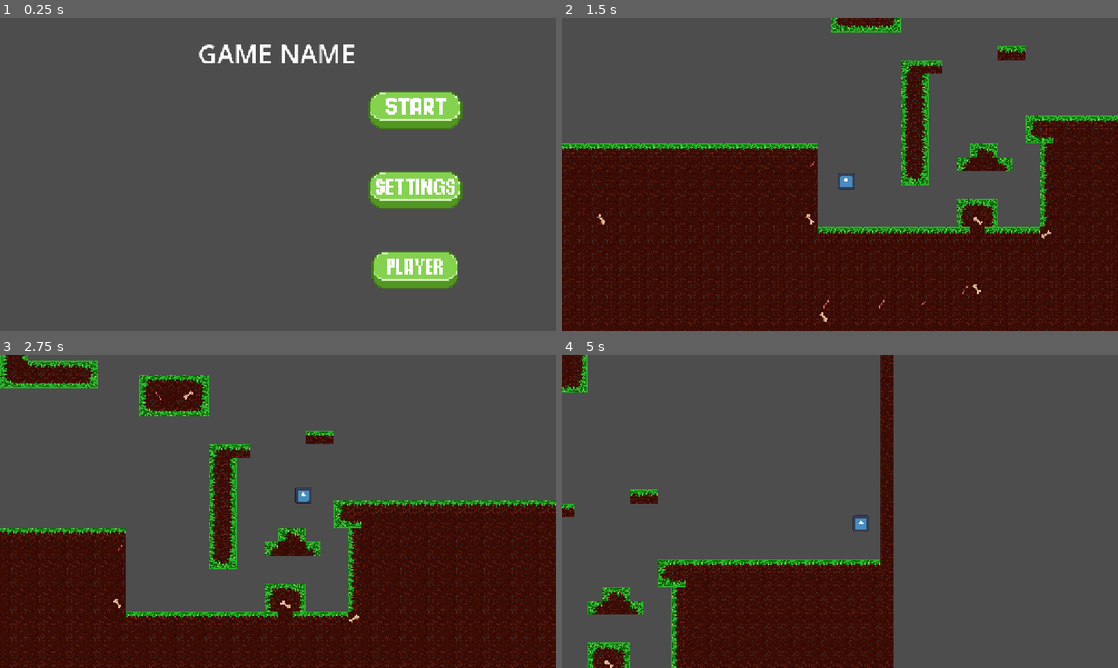
Above: before the commit, frames 1-4 (two rows, left to right).
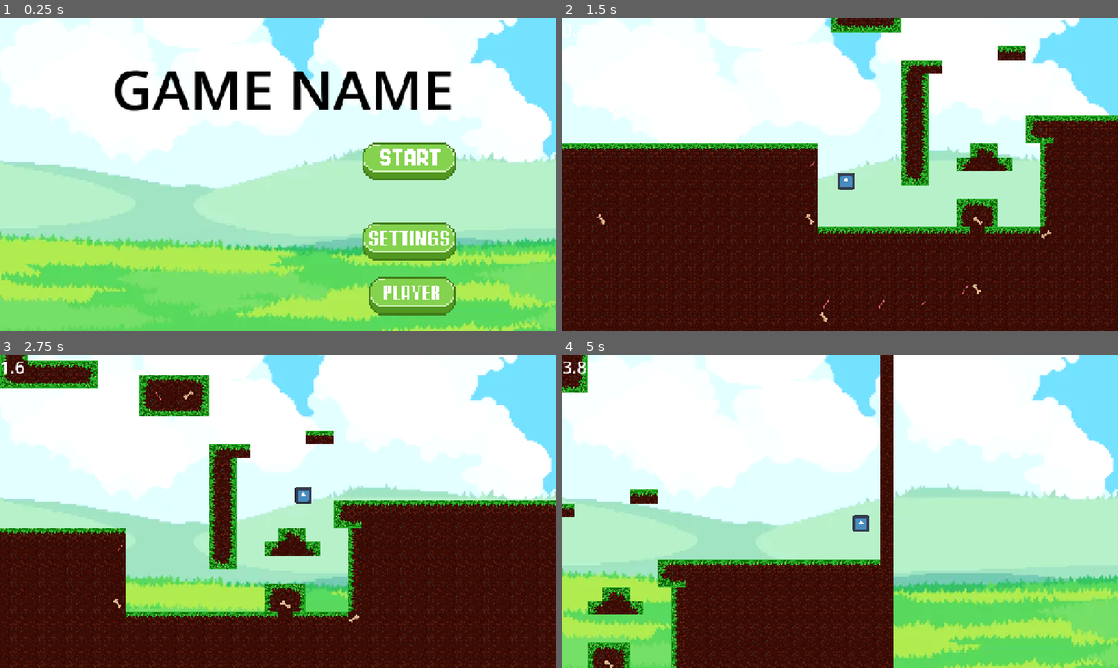
Above: after the commit, the same moments.

Repository: SebastianFiser/hc-haven-bounce-back
Game: Godot game, scene res://scenes/main.tscn
Two runs of this game, one before a commit and one after it. Both use one fixed random seed, a clock stepped at 60 frames per second and the inputs below. The engine's default icon, where the game draws it, is replaced by a stand-in: a white triangle on a blue panel in a dark square.
Inputs (mouse positions are in pixels of both pictures, inside the frame that each line leads up to; where the layout moved, square brackets give the same spot in the first picture):
- Up to frame 1 (0.25 s): no input
- Up to frame 2 (1.5 s): click (973, 161) [979, 108] at 0.5 s; hold D (move_right) from 1.28 s (still down)
- Up to frame 3 (2.75 s): keep holding D (move_right); tap W (jump) at 1.52, 2.27 s
- Up to frame 4 (5 s): release D (move_right) at 2.78 s; hold A (move_left) 2.78-3.53 s; hold D (move_right) from 3.53 s (still down); tap W (jump) at 3.77, 4.52 s

The runs differ from the first frame. In frame 1, 99% of the frame differs, in the area x 0-100%, y 0-100%; in frame 2, 45%; in frame 3, 55%; in frame 4, 82%.

Commit message:
gui start rework + clear lvl 1

Diff:
--- /dev/null
+++ b/scenes/background.tscn
@@ -0,0 +1,13 @@
+[gd_scene format=3 uid="uid://b2wev2jqp5vsw"]
+
+[ext_resource type="Texture2D" uid="uid://b5bfpcw1uwq4" path="res://matejovo slozka/prdel.png" id="1_bkp1e"]
+
+[node name="Background" type="CanvasLayer" unique_id=488666543]
+layer = -1
+
+[node name="TextureRect" type="TextureRect" parent="." unique_id=403147350]
+offset_left = -797.0
+offset_top = -743.0
+offset_right = 1934.5
+offset_bottom = 1078.0
+texture = ExtResource("1_bkp1e")
--- a/scenes/goal.tscn
+++ b/scenes/goal.tscn
@@ -1,6 +1,7 @@
 [gd_scene format=3 uid="uid://b3iq8w4pttico"]
 
 [ext_resource type="Script" uid="uid://cenxlwf3py0is" path="res://scripts/goal.gd" id="1_jbojv"]
+[ext_resource type="Texture2D" uid="uid://bvqc3ds7yg6ug" path="res://matejovo slozka/wlajka.png" id="2_sx1j4"]
 
 [sub_resource type="RectangleShape2D" id="RectangleShape2D_0wfyh"]
 size = Vector2(56.599995, 53.899998)
@@ -14,12 +15,9 @@
 scale = Vector2(0.99999994, 0.99999994)
 shape = SubResource("RectangleShape2D_0wfyh")
 
-[node name="ColorRect" type="ColorRect" parent="CollisionShape2D" unique_id=2006120366]
-offset_left = -18.500002
-offset_top = -18.350006
-offset_right = 21.499998
-offset_bottom = 21.649994
-offset_transform_enabled = true
-metadata/_edit_use_anchors_ = true
+[node name="Sprite2D" type="Sprite2D" parent="." unique_id=561162843]
+position = Vector2(-0.14999962, -0.05000019)
+scale = Vector2(1.6968749, 1.6968749)
+texture = ExtResource("2_sx1j4")
 
 [connection signal="body_entered" from="." to="." method="_on_goal_body_entered"]
--- a/scenes/lvl1.tscn
+++ b/scenes/lvl1.tscn
@@ -8,6 +8,7 @@
 [ext_resource type="PackedScene" uid="uid://devo0170ab2m5" path="res://scenes/hud.tscn" id="4_hp87r"]
 [ext_resource type="PackedScene" uid="uid://btyviafm85jqn" path="res://scenes/lvl2.tscn" id="6_hp87r"]
 [ext_resource type="Script" uid="uid://cokf6lwapkfun" path="res://scenes/dead_zone.gd" id="8_mvjca"]
+[ext_resource type="PackedScene" uid="uid://b2wev2jqp5vsw" path="res://scenes/background.tscn" id="9_u7exc"]
 
 [sub_resource type="TileSetAtlasSource" id="TileSetAtlasSource_mvjca"]
 texture = ExtResource("1_xmh5c")
@@ -59,7 +60,6 @@
 size = Vector2(20, 24.847336)
 
 [node name="Node2D" type="Node2D" unique_id=1964242223]
-visible = false
 scale = Vector2(2, 2)
 
 [node name="TileMapLayer" type="TileMapLayer" parent="." unique_id=623865676]
@@ -90,3 +90,5 @@
 position = Vector2(15.751636, 3.3085153)
 scale = Vector2(-44357.51, -1.5448314)
 shape = SubResource("RectangleShape2D_fbbwq")
+
+[node name="Background" parent="." unique_id=488666543 instance=ExtResource("9_u7exc")]
--- a/scenes/lvl2.tscn
+++ b/scenes/lvl2.tscn
@@ -7,6 +7,7 @@
 [ext_resource type="PackedScene" uid="uid://b3iq8w4pttico" path="res://scenes/goal.tscn" id="5_c8sub"]
 [ext_resource type="PackedScene" uid="uid://devo0170ab2m5" path="res://scenes/hud.tscn" id="6_hva3n"]
 [ext_resource type="PackedScene" uid="uid://dj14s6aqxjpdd" path="res://scenes/dead_zone.tscn" id="7_r7wj8"]
+[ext_resource type="PackedScene" uid="uid://b2wev2jqp5vsw" path="res://scenes/background.tscn" id="8_g6uqv"]
 
 [sub_resource type="TileSetAtlasSource" id="TileSetAtlasSource_mvjca"]
 texture = ExtResource("1_nb5j2")
@@ -79,7 +80,8 @@
 scale = Vector2(1, 1)
 
 [node name="CanvasLayer" parent="." unique_id=153667473 instance=ExtResource("6_hva3n")]
-visible = false
 
 [node name="DeadZone" parent="." unique_id=1034483411 instance=ExtResource("7_r7wj8")]
 position = Vector2(16.5, 348)
+
+[node name="Background" parent="." unique_id=488666543 instance=ExtResource("8_g6uqv")]
--- a/scenes/main.tscn
+++ b/scenes/main.tscn
@@ -1,9 +1,10 @@
 [gd_scene format=3 uid="uid://bbtcg4q0ctk7h"]
 
 [ext_resource type="Script" uid="uid://bg0dng78ib3vl" path="res://scripts/main_menu.gd" id="1_o5qli"]
-[ext_resource type="Texture2D" uid="uid://co4gg1xugbpsr" path="res://button ver 2.png" id="2_0wfyh"]
-[ext_resource type="Texture2D" uid="uid://dpkbj4w2jddxx" path="res://button ver 2-2.png" id="3_sugp2"]
-[ext_resource type="Texture2D" uid="uid://dixu6di150sbj" path="res://button ver 2-3.png" id="4_jyhfs"]
+[ext_resource type="Texture2D" uid="uid://co4gg1xugbpsr" path="res://assets/button ver 2.png" id="2_0wfyh"]
+[ext_resource type="Texture2D" uid="uid://dpkbj4w2jddxx" path="res://assets/button ver 2-2.png" id="3_sugp2"]
+[ext_resource type="Texture2D" uid="uid://dixu6di150sbj" path="res://assets/button ver 2-3.png" id="4_jyhfs"]
+[ext_resource type="PackedScene" uid="uid://b2wev2jqp5vsw" path="res://scenes/background.tscn" id="5_tbgi4"]
 
 [sub_resource type="AtlasTexture" id="AtlasTexture_k6tcs"]
 atlas = ExtResource("2_0wfyh")
@@ -42,6 +43,7 @@
 region = Rect2(282, 43, 53, 22)
 
 [node name="Main" type="Node2D" unique_id=646089278]
+position = Vector2(-7, 59)
 script = ExtResource("1_o5qli")
 
 [node name="Start" type="Control" parent="." unique_id=186997821]
@@ -51,19 +53,30 @@
 offset_bottom = 720.0
 
 [node name="Label" type="Label" parent="Start" unique_id=2088382483]
-layout_mode = 0
+layout_mode = 1
+anchors_preset = -1
+anchor_left = -0.15
+anchor_top = -0.036111113
+anchor_right = 0.18515626
+anchor_bottom = 0.09861111
 offset_left = 456.0
 offset_top = 40.0
 offset_right = 819.0
 offset_bottom = 123.0
-theme_override_font_sizes/font_size = 60
+scale = Vector2(1.4318192, 1.417367)
+theme_override_colors/font_color = Color(0, 0, 0, 1)
+theme_override_colors/font_outline_color = Color(1, 1, 1, 1)
+theme_override_font_sizes/font_size = 91
 text = "GAME NAME"
+metadata/_edit_use_anchors_ = true
 
 [node name="start" type="TextureButton" parent="Start" unique_id=788135746]
 layout_mode = 1
 anchors_preset = -1
-anchor_right = 1.0
-anchor_bottom = 1.0
+anchor_left = -0.00546875
+anchor_top = 0.08194444
+anchor_right = 0.9945313
+anchor_bottom = 1.0819446
 offset_left = 848.0
 offset_top = 168.0
 offset_right = -324.0
@@ -73,6 +86,7 @@
 texture_pressed = SubResource("AtlasTexture_svmvm")
 texture_hover = SubResource("AtlasTexture_tipki")
 stretch_mode = 0
+metadata/_edit_use_anchors_ = true
 
 [node name="player" type="TextureButton" parent="Start" unique_id=710408531]
 layout_mode = 1
@@ -89,7 +103,12 @@
 stretch_mode = 0
 
 [node name="settings" type="TextureButton" parent="Start" unique_id=539181291]
-layout_mode = 0
+layout_mode = 1
+anchors_preset = -1
+anchor_left = -0.00546875
+anchor_top = 0.08194444
+anchor_right = -0.00546875
+anchor_bottom = 0.08194444
 offset_left = 848.0
 offset_top = 352.0
 offset_right = 1064.0
@@ -98,6 +117,9 @@
 texture_pressed = SubResource("AtlasTexture_tbgi4")
 texture_hover = SubResource("AtlasTexture_tefeu")
 stretch_mode = 0
+metadata/_edit_use_anchors_ = true
+
+[node name="Background" parent="." unique_id=488666543 instance=ExtResource("5_tbgi4")]
 
 [connection signal="pressed" from="Start/start" to="." method="_on_start_pressed"]
 [connection signal="pressed" from="Start/player" to="." method="_on_player_pressed"]
